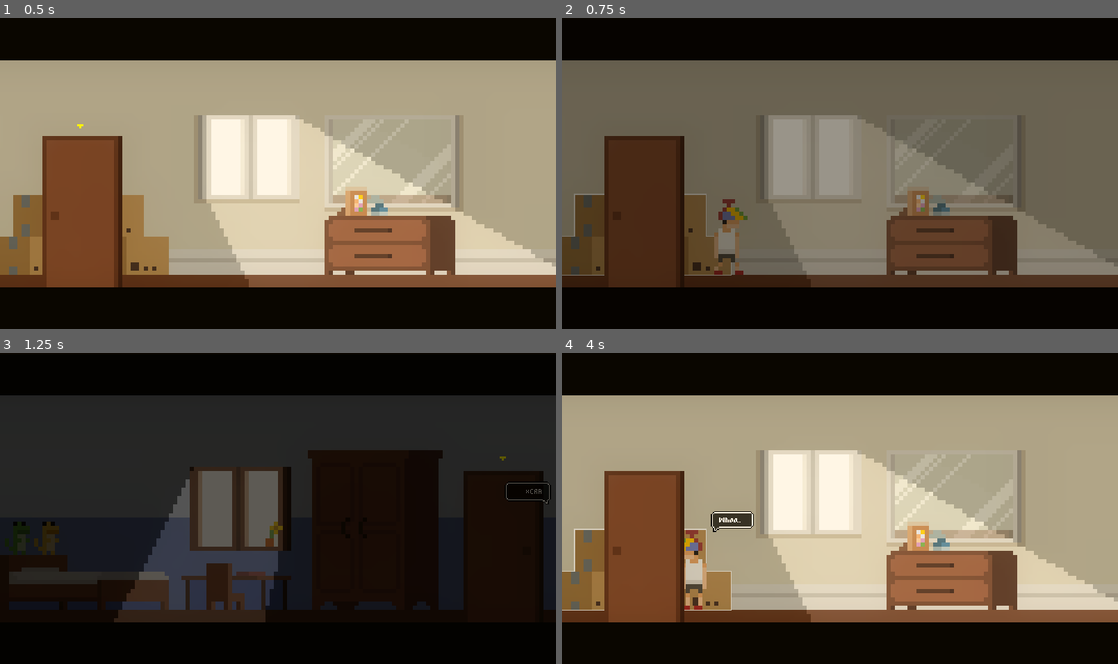
Above: before the commit, frames 1-4 (two rows, left to right).
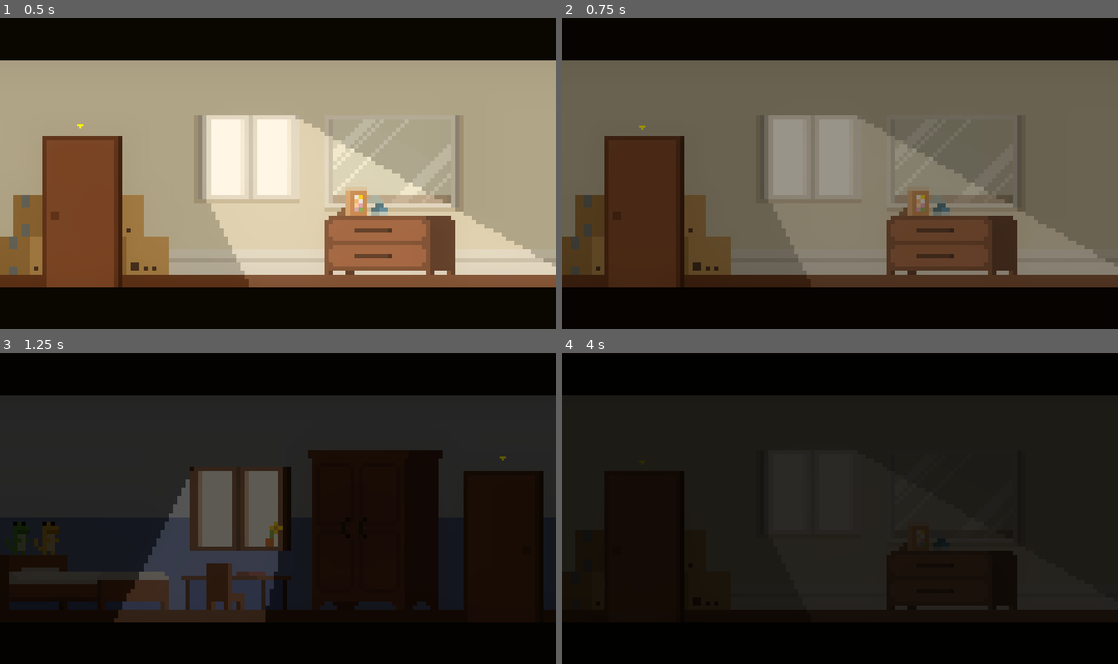
Above: after the commit, the same moments.

Repository: Pemmy0/Mama-Bear
Game: Godot game, scene res://Scenes/Main Scenes/scene_2_corridor.tscn
Same seed, same stepped clock (60 frames per second), same inputs: the game is played once before the commit and once after it. This scene is started directly instead of the project's main scene. Sound files missing from this copy of the repository are replaced by a short silence.
Inputs:
- Up to frame 1 (0.5 s): no input
- Up to frame 2 (0.75 s): tap Enter at 0.5 s; hold D (Right) from 0.53 s (still down); hold Space (Interact) from 0.53 s (still down)
- Up to frame 3 (1.25 s): keep holding D (Right); keep holding Space (Interact)
- Up to frame 4 (4 s): release D (Right) at 1.28 s; release Space (Interact) at 1.28 s; hold A (Left) 1.28-2.03 s; tap Space (Interact) at 1.35, 2.85 s; hold Space (Interact) 2.03-2.78 s; hold D (Right) 2.03-3.53 s; hold A (Left) from 3.53 s (still down); hold Space (Interact) from 3.53 s (still down)

Frame 1 is identical in both runs. In frame 2, 0.8% of the frame differs, in the area x 0-34%, y 34-83%; in frame 3, 0.1%; in frame 4, 73%, in the area x 0-100%, y 13-87%.

Commit message:
Changed Timmy Speed

Diff:
--- a/Scripts/Characters/Timmy.gd
+++ b/Scripts/Characters/Timmy.gd
@@ -1,7 +1,7 @@
 extends CharacterBody2D
 class_name Timmy
 
-@export var SPEED = 75.0 + 300
+@export var SPEED = 75.0
 @export var sfx_footstep: AudioStream
 @export var sfx_interact: AudioStream
 
